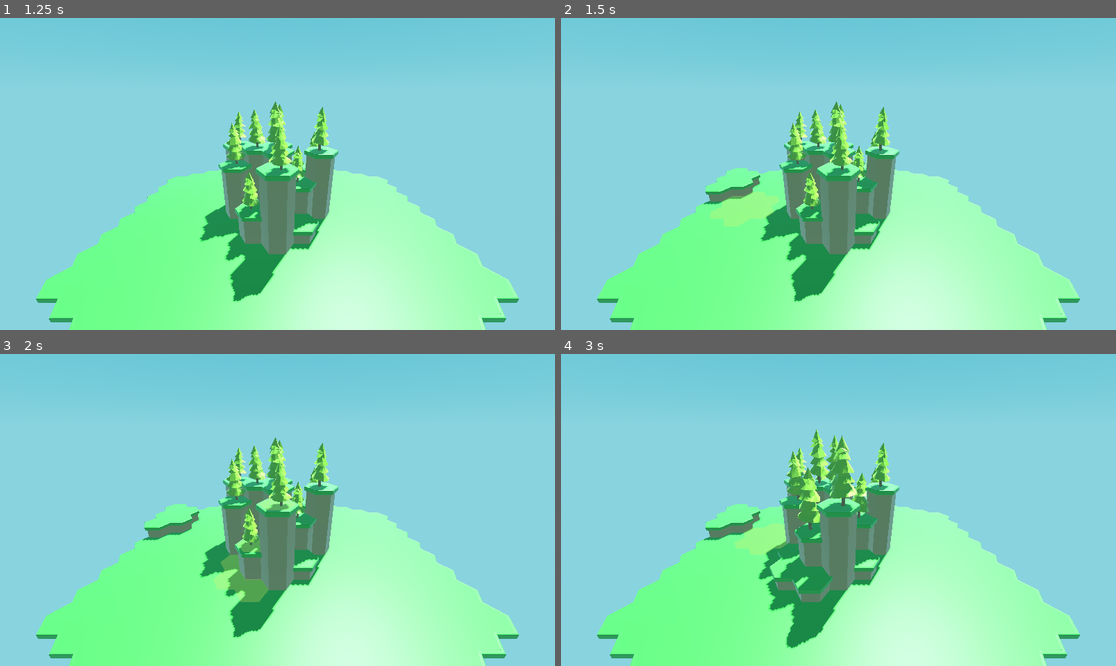
Above: before the commit, frames 1-4 (two rows, left to right).
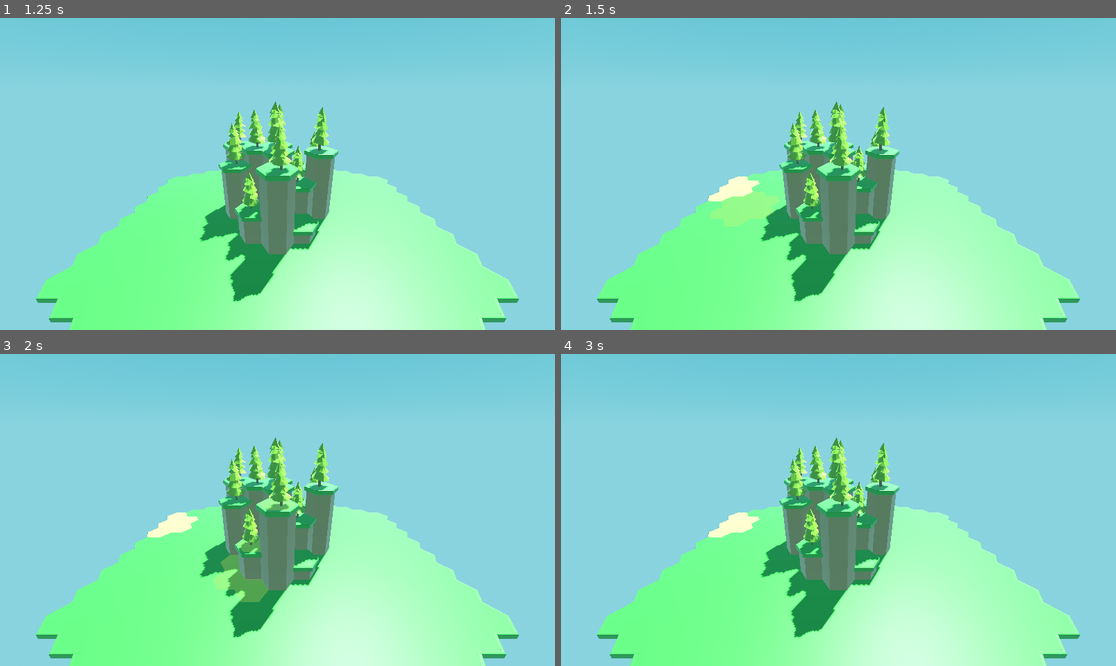
Above: after the commit, the same moments.

Repository: sixthkind/hexagon-godot
Game: Godot game, scene res://scene.tscn
Two runs of this game, one before a commit and one after it. Both use one fixed random seed, a clock stepped at 60 frames per second and the inputs below.
Inputs (mouse positions are in pixels of both pictures, inside the frame that each line leads up to):
- Up to frame 1 (1.25 s): tap Enter at 0.5 s; move the mouse to (399, 158) at 0.52 s; hold Right from 0.53 s (still down); tap Q at 0.6 s; click (399, 158) at 0.67 s
- Up to frame 2 (1.5 s): release Right at 1.25 s; tap Space at 1.25 s; drag from (727, 189) to (810, 236) at 1.27 s
- Up to frame 3 (2 s): no input
- Up to frame 4 (3 s): tap Enter at 2 s; move the mouse to (894, 441) at 2.02 s; hold Right 2.03-2.75 s; tap Shift at 2.1 s; click (894, 441) at 2.17 s; tap Space at 2.75 s; drag from (810, 572) to (672, 463) at 2.77 s

Frame 1 is identical in both runs. In frame 2, 0.7% of the frame differs, in the area x 25-37%, y 48-60%; in frame 3, 0.7%; in frame 4, 5.0%, in the area x 25-56%, y 24-95%.

Commit message:
Add option to change vegetation

Diff:
--- a/scene.tscn
+++ b/scene.tscn
@@ -7,8 +7,10 @@
 [ext_resource type="PackedScene" uid="uid://dxmtvw53ncot7" path="res://models/terrain/grass_overhang.glb" id="4_0svjd"]
 [ext_resource type="PackedScene" uid="uid://b5qhdi4j2lfj4" path="res://models/terrain/dirt_terrain.glb" id="4_lnbnb"]
 [ext_resource type="PackedScene" uid="uid://n8tedky57mt0" path="res://scenes/hexagon.tscn" id="5_u0dwq"]
+[ext_resource type="PackedScene" uid="uid://p5vps6iuy5m4" path="res://models/terrain/sand_cover.glb" id="8_6jxas"]
 [ext_resource type="Material" uid="uid://bcyp542pqibbn" path="res://materials/water_material.tres" id="8_hs4hb"]
 [ext_resource type="PackedScene" uid="uid://c0v6vgdwu3y6m" path="res://models/highlight.glb" id="8_l371f"]
+[ext_resource type="PackedScene" uid="uid://b8aeun0qo1557" path="res://models/terrain/sand_overhang.glb" id="9_wmoyh"]
 [ext_resource type="PackedScene" uid="uid://75l1fnnptl8c" path="res://models/decorations/tree.glb" id="10_43sir"]
 
 [sub_resource type="ProceduralSkyMaterial" id="ProceduralSkyMaterial_2c7br"]
@@ -51,6 +53,17 @@
 overhang_mesh = ExtResource("4_0svjd")
 terrain_mesh = ExtResource("4_lnbnb")
 
+[sub_resource type="Resource" id="Resource_w0bmo"]
+script = ExtResource("2_b56jq")
+name = "sand"
+max_position_modifier = 0.1
+max_scale_modifier = 0.2
+random_rotation = true
+place_decoration_underwater = false
+cover_mesh = ExtResource("8_6jxas")
+overhang_mesh = ExtResource("9_wmoyh")
+terrain_mesh = ExtResource("4_lnbnb")
+
 [sub_resource type="PlaneMesh" id="PlaneMesh_3kst5"]
 subdivide_width = 10
 subdivide_depth = 10
@@ -74,7 +87,7 @@
 [node name="World" type="Node3D" parent="."]
 script = ExtResource("1_o10kw")
 hexagon_count = 7
-terrain_types = Array[ExtResource("2_b56jq")]([SubResource("Resource_vgnlr")])
+terrain_types = Array[ExtResource("2_b56jq")]([SubResource("Resource_vgnlr"), SubResource("Resource_w0bmo")])
 hexagon_instance = ExtResource("5_u0dwq")
 highlight_instance = ExtResource("8_l371f")
 
@@ -83,6 +96,6 @@
 [node name="Highlight" type="Node3D" parent="World"]
 
 [node name="water2" type="MeshInstance3D" parent="World"]
-transform = Transform3D(100, 0, 0, 0, 100, 0, 0, 0, 100, 0, 2, 0)
+transform = Transform3D(100, 0, 0, 0, 100, 0, 0, 0, 100, 0, 1, 0)
 material_override = ExtResource("8_hs4hb")
 mesh = SubResource("PlaneMesh_3kst5")
--- a/scripts/World.gd
+++ b/scripts/World.gd
@@ -18,6 +18,8 @@
 var center_highlighted_hexagon_position: Vector3 = Vector3.INF
 var highlighted_hexagon_positions: Array[Vector3] = []
 
+enum Mode { View, Terrain, Decoration }
+var mode: Mode = Mode.Terrain
 var edit_size: int = 1
 
 func generate_map():
@@ -56,19 +58,30 @@
 		keyboard_input(event)
 
 	if event is InputEventMouseButton and event.pressed && event.button_index == MOUSE_BUTTON_LEFT:
-		interact_terrain(event)
+		if mode != Mode.View:
+			interact_terrain(event)
 
 func keyboard_input(event: InputEventKey):
 	if event.keycode == KEY_UP:
 		self.edit_size = min(self.edit_size + 1, self.max_edit_size)
 	elif event.keycode == KEY_DOWN:
 		self.edit_size = max(self.edit_size - 1, 0)
+	elif event.keycode == KEY_LEFT:
+		self.mode = wrap(self.mode - 1, 0, len(Mode.values()))
+	elif event.keycode == KEY_RIGHT:
+		self.mode = wrap(self.mode + 1, 0, len(Mode.values()))
 
 func interact_terrain(event: InputEventMouseButton):
-	if event.ctrl_pressed:
-		level_terrain()
-	else:
-		raise_terrain(-1 if event.shift_pressed else 1)
+	if mode == Mode.Terrain:
+		if event.ctrl_pressed:
+			level_terrain()
+		else:
+			raise_terrain(-1 if event.shift_pressed else 1)
+	elif mode == Mode.Decoration:
+		if event.ctrl_pressed:
+			set_decoration()
+		else:
+			change_decoration(-1 if event.shift_pressed else 1)
 
 func level_terrain():
 	if center_highlighted_hexagon_position == Vector3.INF: return
@@ -88,6 +101,8 @@
 			hexagons[update_position].update_meshes()
 
 func raise_terrain(force: int):
+	if center_highlighted_hexagon_position == Vector3.INF: return
+
 	var hexagons_to_update: Dictionary = {} # Used as set
 
 	for highlighted_hexagon_position: Vector3 in highlighted_hexagon_positions:
@@ -103,6 +118,18 @@
 			if update_position in hexagons:
 				hexagons[update_position].update_meshes()
 
+func set_decoration():
+	if center_highlighted_hexagon_position == Vector3.INF: return
+	for highlighted_hexagon_position: Vector3 in highlighted_hexagon_positions:
+		hexagons[highlighted_hexagon_position].set_terrain_type(hexagons[center_highlighted_hexagon_position].terrain_type)
+
+func change_decoration(index_change: int):
+	if center_highlighted_hexagon_position == Vector3.INF: return
+
+	for highlighted_hexagon_position: Vector3 in highlighted_hexagon_positions:
+		var new_terrain_type_index: int = wrap(terrain_types.find(hexagons[highlighted_hexagon_position].terrain_type) + index_change, 0, len(terrain_types))
+		hexagons[highlighted_hexagon_position].set_terrain_type(terrain_types[new_terrain_type_index])
+
 func _process(_delta):
 	update_selection()
 
@@ -115,7 +142,7 @@
 
 	highlighted_hexagon_positions = []
 
-	if intersection:
+	if intersection and mode != Mode.View:
 		center_highlighted_hexagon_position = intersection["collider"].get_parent().grid_position
 
 		for q: int in range(center_highlighted_hexagon_position.x - edit_size, center_highlighted_hexagon_position.x + edit_size + 1):
--- a/scripts/hexagons/Hexagon.gd
+++ b/scripts/hexagons/Hexagon.gd
@@ -90,6 +90,10 @@
 func update_height(change: int):
 	set_height(height + change, TYPE_MAX)
 
+func set_terrain_type(new_terrain_type: TerrainType):
+	self.terrain_type = new_terrain_type
+	update_meshes()
+
 func get_min_tile_height() -> int:
 	var min_height: int = TYPE_MAX
 
Binary file added: models/terrain/sand_cover.glb
Not shown, added: models/terrain/sand_cover.glb.import
Binary file added: models/terrain/sand_overhang.glb
Not shown, added: models/terrain/sand_overhang.glb.import
Not shown: 1 places in scene.tscn that only renumber resources
